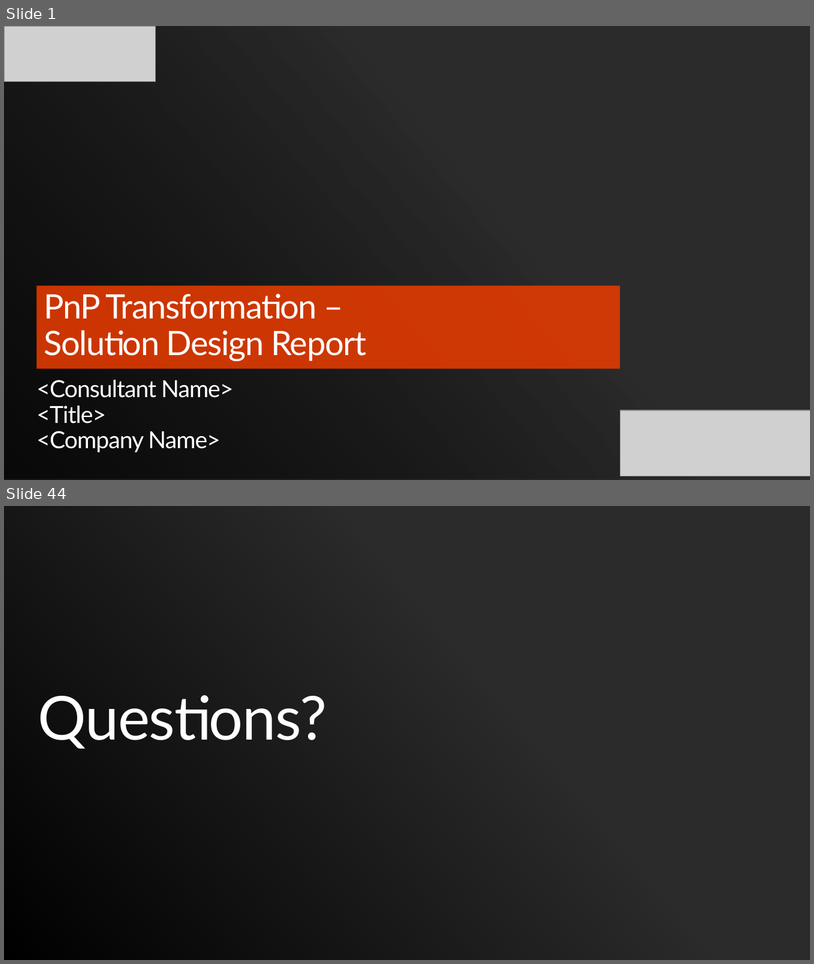
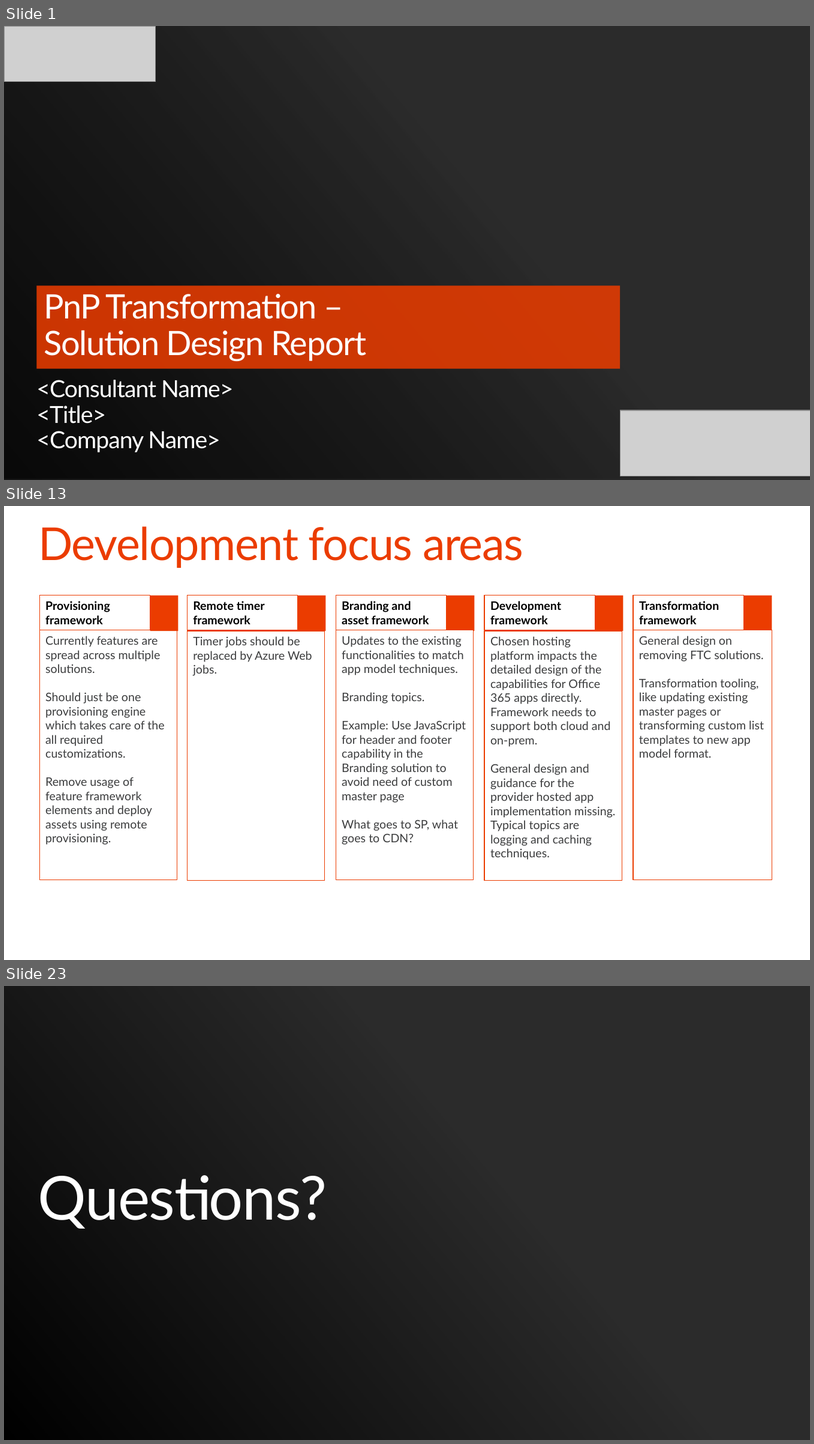
Before and after one commit to SharePoint/PnP-Guidance, a slide deck: PnP Transformation Process/Templates/Solution Design Report Presentation Template.pptx. Shown one above the other, each under a label of ours: slides 1 and 44 before the commit, slides 1, 13 and 23 after it; the slides between them are not shown. The pictures are 814x964 and 814x1444 pixels, drawn with LibreOffice and Linux fonts; fonts in the diff are those of the drawing; grey boxes stand for pictures; background and template pictures are left out; a plain dark background stands for a picture behind light text. Boxes give left, top, right and bottom in pixels: in the first picture for what was removed or moved away, otherwise in the second. Text is boxed around its words. In the diff, an @@ line names an element or a change of style, - is before the commit and + after.

Commit message:
Created Design Report Presentation Template from Sample

```diff
--- a/PnP Transformation Process/Templates/Solution Design Report Presentation Template.pptx
+++ b/PnP Transformation Process/Templates/Solution Design Report Presentation Template.pptx
@@ slide 13 added at bbox=[4, 506, 810, 960], background #FFFFFF @@
@@ title added at bbox=[38, 526, 524, 568], 54 pt, text #EB3C00 @@
+Development focus areas
@@ rectangle added at bbox=[39, 595, 150, 631], fill #FFFFFF, outline #EB3C00 0.85 pt, 14 pt, text #000000, bold @@
+Provisioning framework
@@ rectangle added at bbox=[150, 595, 178, 631], fill #EB3C00 @@
@@ rectangle added at bbox=[188, 595, 298, 631], fill #FFFFFF, outline #EB3C00 0.85 pt, 14 pt, text #000000, bold @@
+Remote timer framework
@@ rectangle added at bbox=[298, 595, 326, 631], fill #EB3C00 @@
@@ rectangle added at bbox=[336, 595, 447, 631], fill #FFFFFF, outline #EB3C00 0.85 pt, 14 pt, text #000000, bold @@
+Branding and asset framework
@@ rectangle added at bbox=[447, 595, 474, 631], fill #EB3C00 @@
@@ rectangle added at bbox=[485, 595, 595, 631], fill #FFFFFF, outline #EB3C00 0.85 pt, 14 pt, text #000000, bold @@
+Development framework
@@ rectangle added at bbox=[596, 595, 623, 631], fill #EB3C00 @@
@@ rectangle added at bbox=[633, 595, 744, 631], fill #FFFFFF, outline #EB3C00 0.85 pt, 14 pt, text #000000, bold @@
+Transformation framework
@@ rectangle added at bbox=[744, 595, 771, 631], fill #EB3C00 @@
@@ rectangle added at bbox=[39, 630, 177, 879], fill #FFFFFF, outline #EB3C00 0.85 pt, 14 pt, text #3C3D3E @@
+Currently features are spread across multiple solutions.
+Should just be one provisioning engine which takes care of the all required customizations.
+Remove usage of feature framework elements and deploy assets using remote provisioning.
@@ rectangle added at bbox=[188, 631, 325, 880], fill #FFFFFF, outline #EB3C00 0.85 pt, 14 pt, text #3C3D3E @@
+Timer jobs should be replaced by Azure Web jobs.
@@ rectangle added at bbox=[336, 630, 474, 879], fill #FFFFFF, outline #EB3C00 0.85 pt, 14 pt, text #3C3D3E @@
+Updates to the existing functionalities to match app model techniques.
+Branding topics.
+Example: Use JavaScript for header and footer capability in the Branding solution to avoid need of custom master page
+What goes to SP, what goes to CDN?
@@ rectangle added at bbox=[485, 631, 622, 880], fill #FFFFFF, outline #EB3C00 0.85 pt, 14 pt, text #3C3D3E @@
+Chosen hosting platform impacts the detailed design of the capabilities for Office 365 apps directly. Framework needs to support both cloud and on-prem.
+General design and guidance for the provider hosted app implementation missing. Typical topics are logging and caching techniques.
@@ rectangle added at bbox=[633, 630, 771, 879], fill #FFFFFF, outline #EB3C00 0.85 pt, 14 pt, text #3C3D3E @@
+General design on removing FTC solutions.
+Transformation tooling, like updating existing master pages or transforming custom list templates to new app model format.
@@ what was slide 44 is now slide 23 @@
```
Also in this commit, not shown: 4 slides changed, 17 other slides added, 39 slides removed.
